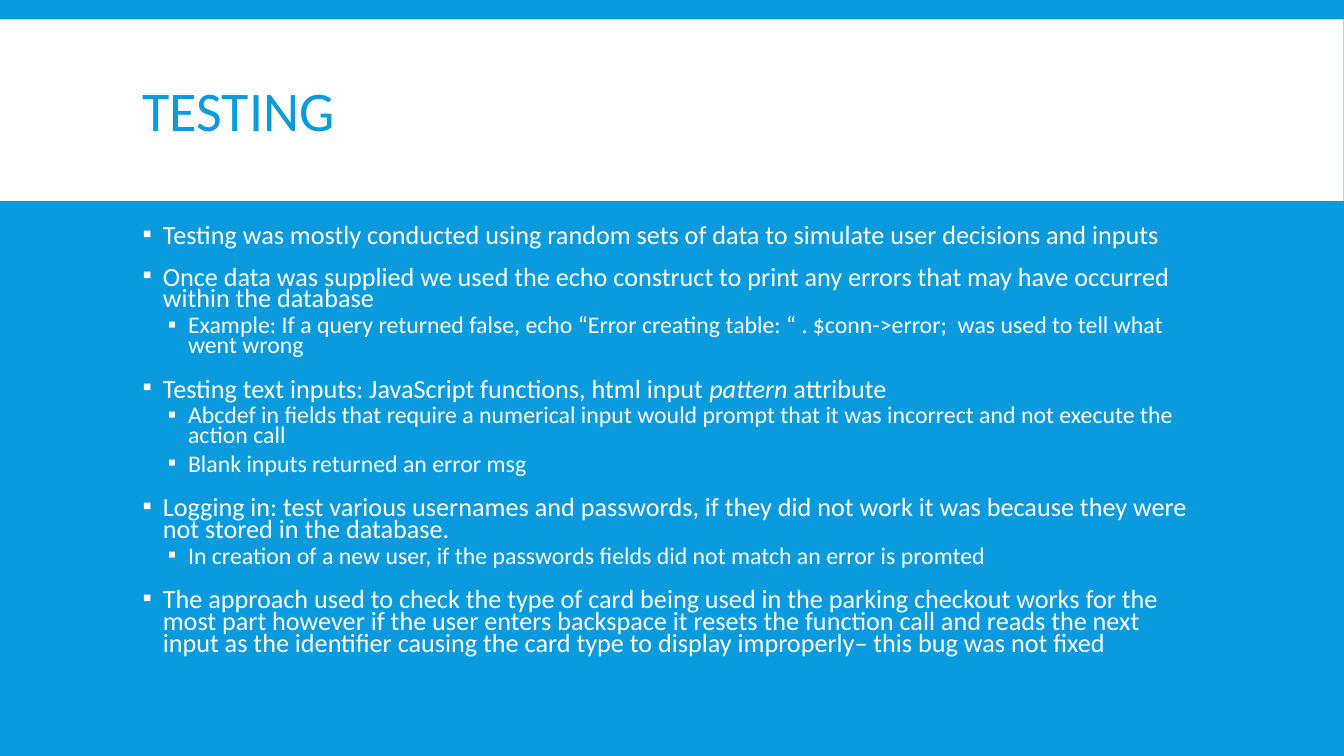
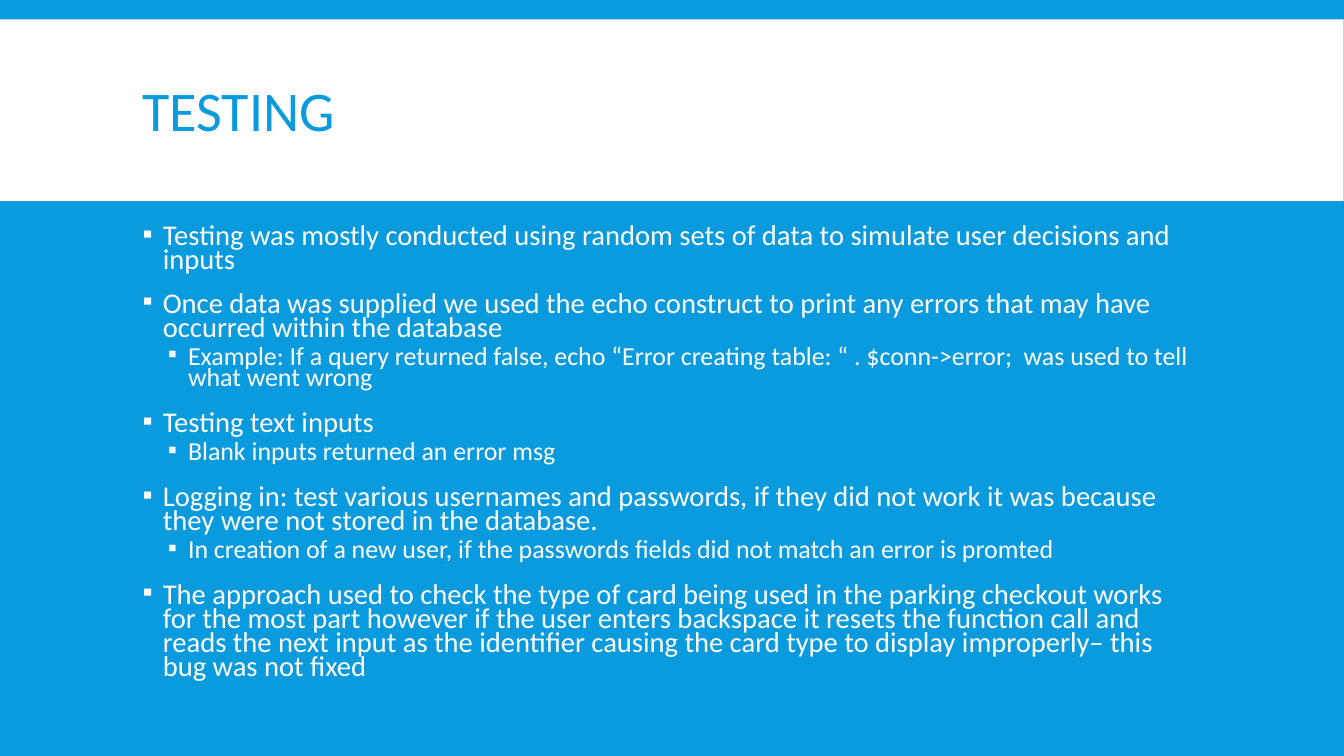
Before and after one commit to WebProgrammingTeam3/Project-4, a slide deck: slide 5 of Project04.pptx. Drawn at 1344x756 pixels with LibreOffice and Linux fonts; fonts in the diff are those of the drawing. Boxes give left, top, right and bottom in pixels: in the first picture for what was removed or moved away, otherwise in the second. Text is boxed around its words. In the diff, an @@ line names an element or a change of style, - is before the commit and + after.

```diff
--- a/Project04.pptx
+++ b/Project04.pptx
@@ text at <box>163,225,1187,681</box>: size 18.7 to 20.4 pt in "Testing was mostly conducted using random sets ...", "Once data was supplied we used the ...", "Logging in: test various usernames and passwords, ...", "The approach used to check the type ..."; size 17 to 18.5 pt in "Example: If a query returned false, echo ...", "Blank inputs returned an error msg", "In creation of a new user, if ..." @@
@@ text at <box>163,412,373,437</box>: text changed; size 17 to 20.4 pt @@
-▪ Testing text inputs: JavaScript functions, html input pattern attribute
-  ▪ Abcdef in fields that require a numerical input would prompt that it was incorrect and not execute the action call
+▪ Testing text inputs
```
Also in this commit, not shown: 5 other slides changed, 2 slides added, 3 slides removed.
